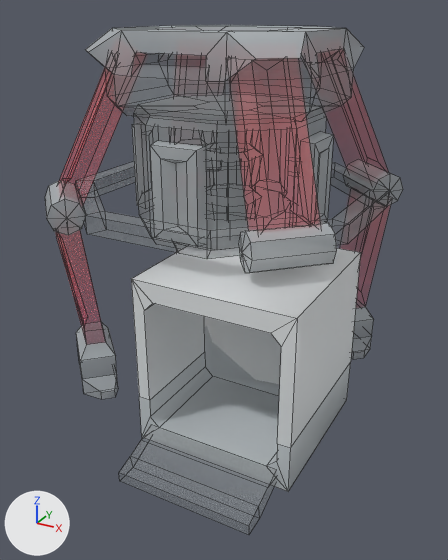
The FBX model DOTS in Mars/Assets/DOTSInMars/Models/miner.fbx, before and after one commit.
Both versions are drawn from a 50 mm lens placed at (1.69, -3.12, 2.1), pointed at (0.13, -0.29, 0.69). Every picture has the same lights, and +X, +Y and +Z are marked at lower left. Mesh edges are drawn as thin lines.

Names of what the first picture shows: 'miner'.
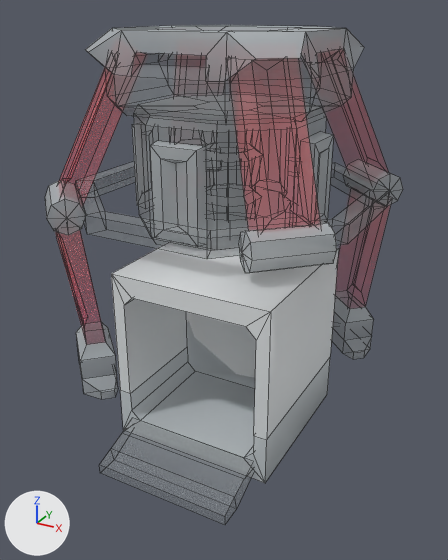
Changed parts and their boxes (x1, y1, x2, y2) in the pictures (448 x 560 px; the box of a moved part takes in the faces that stretch with it):
'miner', reshaped
    before: (45, 25, 403, 491)
    after: (45, 25, 403, 483)
part 1 of me_cylinder_004, moved or reshaped
    before: (131, 237, 361, 491)
    after: (111, 236, 339, 483)

What the commit changed:
me_cylinder_004 has 670 vertices, 675 faces and spans x -0.88..0.88, y -1.29..0.88, z 0.0..2.0.
me_cylinder_004 is used by ob_miner; location (0.0, 0.0, 0.0).
me_cylinder_004 part 1: the loose piece of 32 vertices spanning x 0.04..0.87, y -1.02..-0.17, z 0.05..0.95 is moved by (-0.12, 0.0, 0.0).
